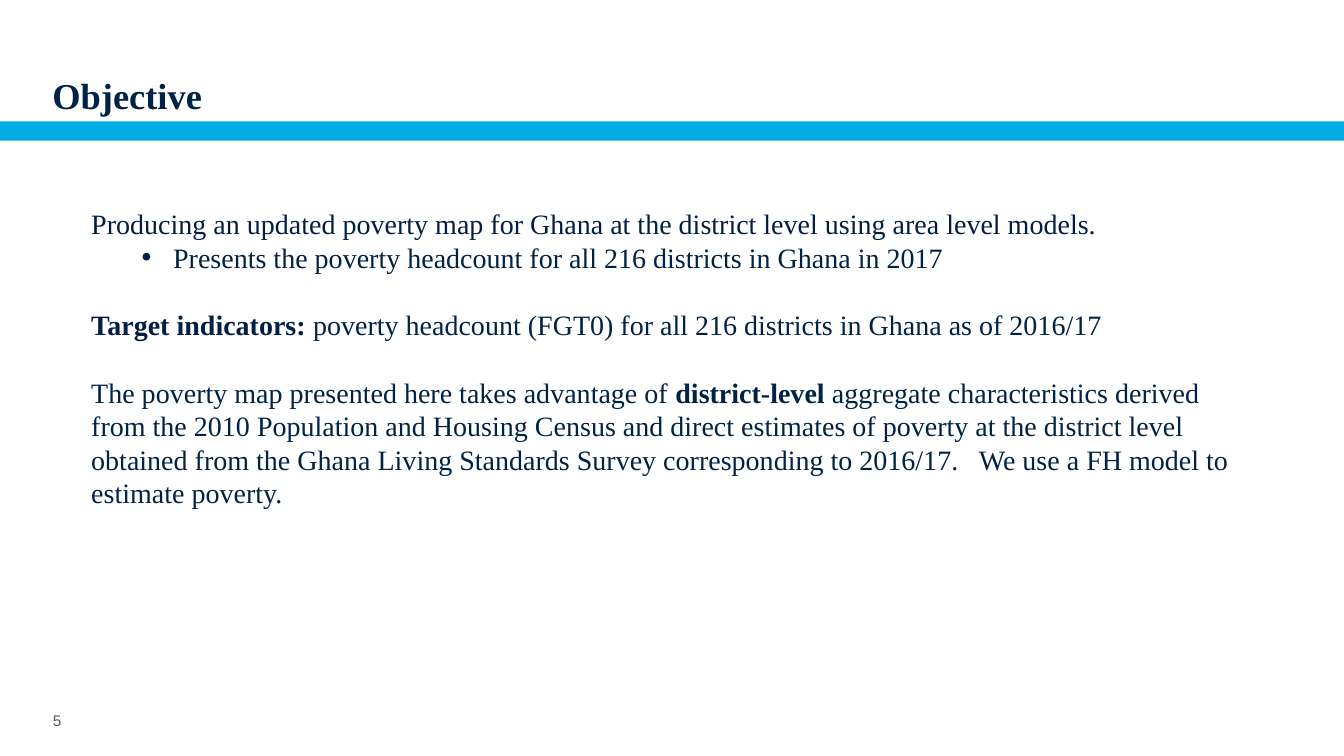
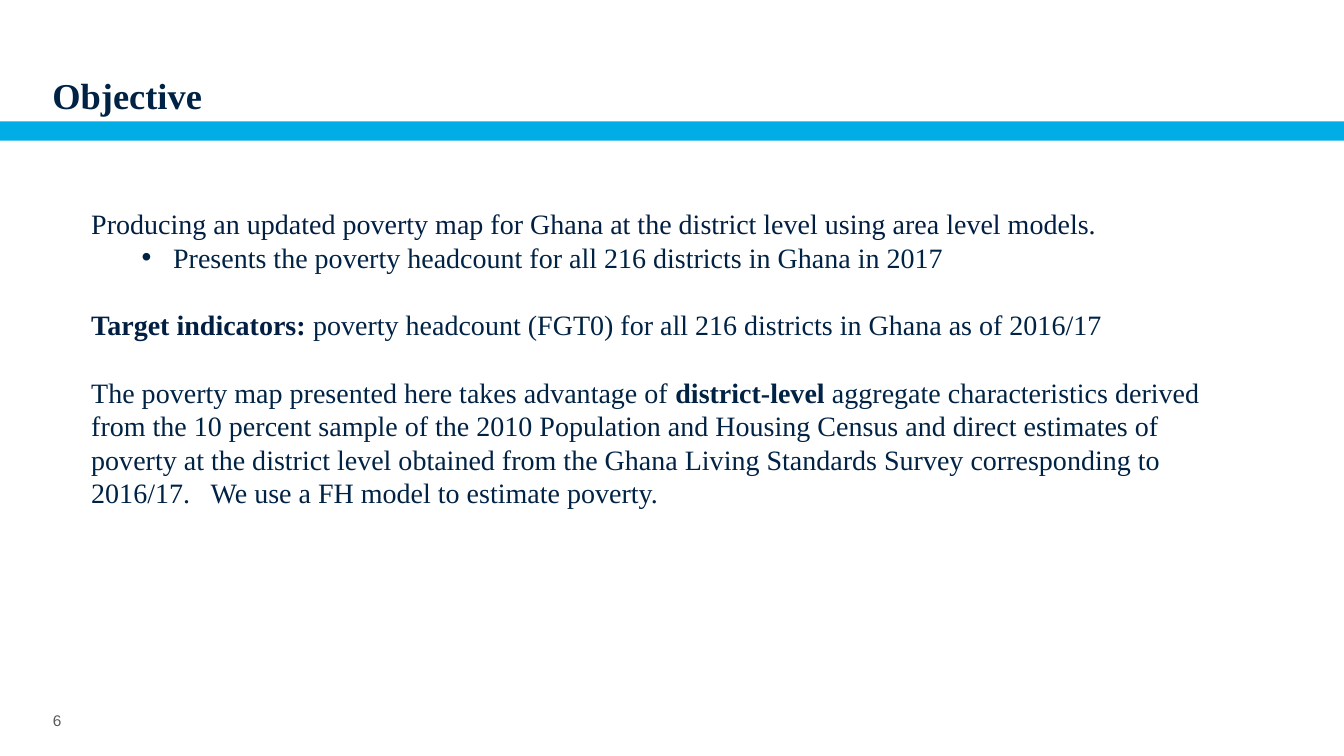
Before and after one commit to pcorralrodas/wb_sae_training, a slide deck: slide 6 of 03.Presentations/SAE_Areal_level.pptx (slide 5 before the commit). Drawn at 1344x756 pixels with LibreOffice and Linux fonts; fonts in the diff are those of the drawing; background and template pictures are left out. Boxes give left, top, right and bottom in pixels: in the first picture for what was removed or moved away, otherwise in the second. Text is boxed around its words. In the diff, an @@ line names an element or a change of style, - is before the commit and + after.

```diff
--- a/03.Presentations/SAE_Areal_level.pptx
+++ b/03.Presentations/SAE_Areal_level.pptx
@@ text at [91, 383, 1199, 509]: text changed @@
-The poverty map presented here takes advantage of district-level aggregate characteristics derived from the 2010 Population and Housing Census and direct estimates of poverty at the district level obtained from the Ghana Living Standards Survey corresponding to 2016/17. We use a FH model to estimate poverty.
+The poverty map presented here takes advantage of district-level aggregate characteristics derived from the 10 percent sample of the 2010 Population and Housing Census and direct estimates of poverty at the district level obtained from the Ghana Living Standards Survey corresponding to 2016/17. We use a FH model to estimate poverty.
@@ page number at [53, 715, 62, 726]: text changed @@
-5
+6
```
Also in this commit, not shown: 7 other slides changed, 1 slide added, 2 slides removed, 3 other files.
